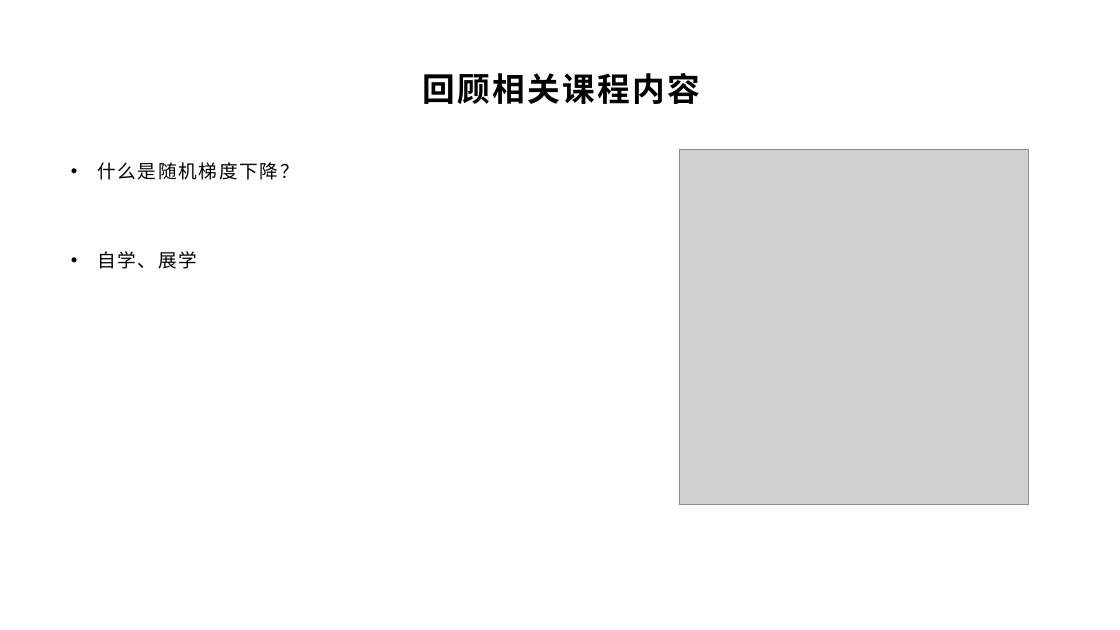
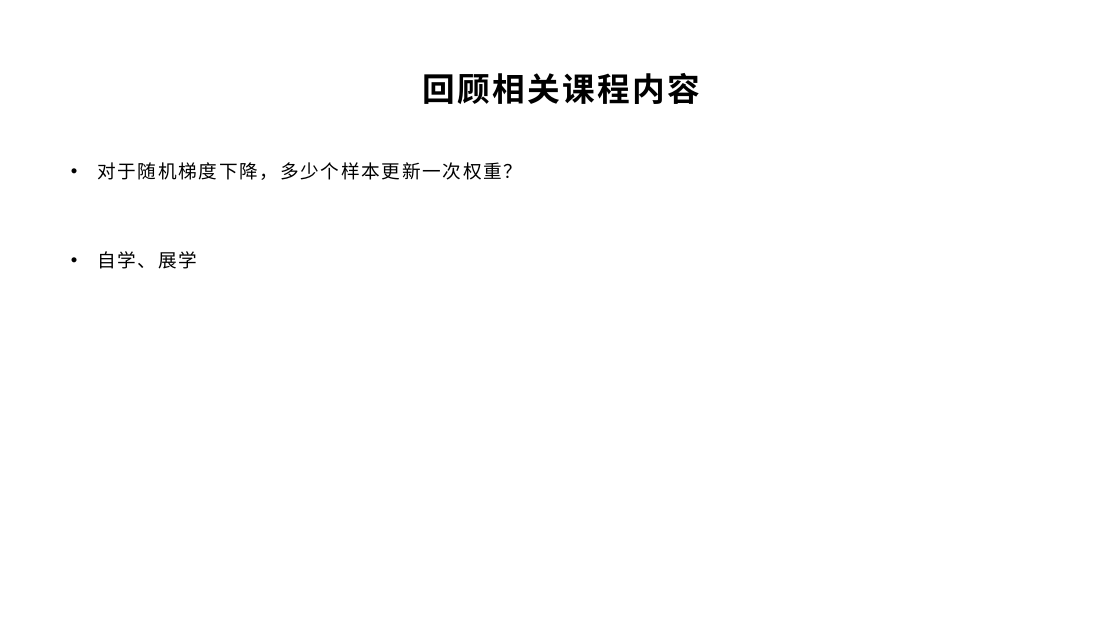
Before and after one commit to yyc-git/DeepLearningEdu, a slide deck: slide 4 of lessons/7_mini_batch/ppt/使用小批量随机梯度下降.pptx. Drawn at 1120x630 pixels with LibreOffice and Linux fonts; fonts in the diff are those of the drawing; grey boxes stand for pictures; background and template pictures are left out. Boxes give left, top, right and bottom in pixels: in the first picture for what was removed or moved away, otherwise in the second. Text is boxed around its words. In the diff, an @@ line names an element or a change of style, - is before the commit and + after.

```diff
--- a/lessons/7_mini_batch/ppt/使用小批量随机梯度下降.pptx
+++ b/lessons/7_mini_batch/ppt/使用小批量随机梯度下降.pptx
@@ text at (97,162,522,180): text changed @@
-• 什么是随机梯度下降？
+• 对于随机梯度下降，多少个样本更新一次权重？
@@ picture removed at (680,150,1028,504) @@
```
Also in this commit, not shown: 6 other slides changed, 2 other files.
